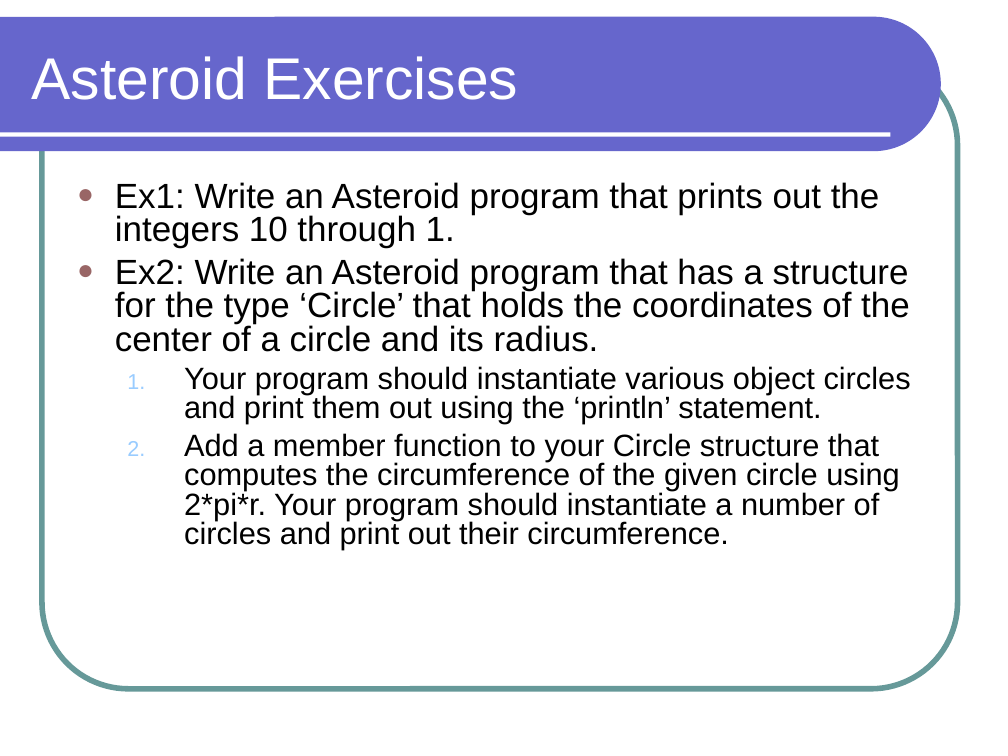
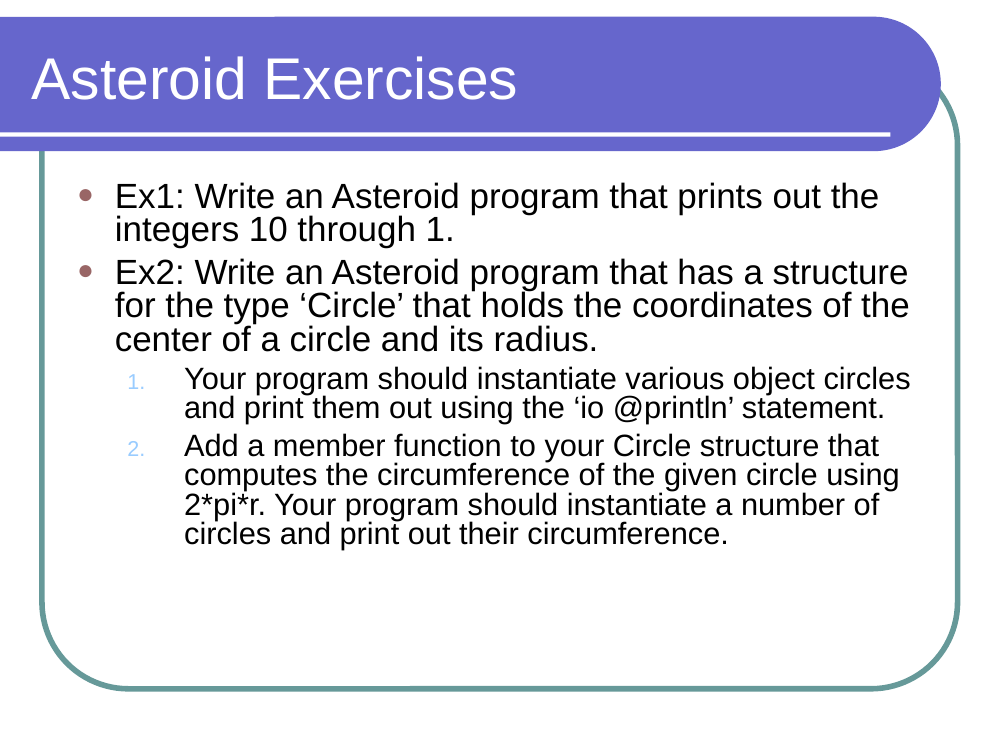
Before and after one commit to lutzhamel/CSC301, a slide deck: slide 9 of notes/csc301-ln002.ppt (slide 8 before the commit). Drawn at 1008x756 pixels with LibreOffice and Linux fonts; fonts in the diff are those of the drawing. Boxes give left, top, right and bottom in pixels: in the first picture for what was removed or moved away, otherwise in the second. Text is boxed around its words. In the diff, an @@ line names an element or a change of style, - is before the commit and + after.

```diff
--- a/notes/csc301-ln002.ppt
+++ b/notes/csc301-ln002.ppt
@@ text at bbox=[184, 366, 911, 424]: text changed @@
-  1. Your program should instantiate various object circles and print them out using the ‘println’ statement.
+  1. Your program should instantiate various object circles and print them out using the ‘io @println’ statement.
```
Also in this commit, not shown: 7 other slides changed, 1 slide added, 3 other files.
